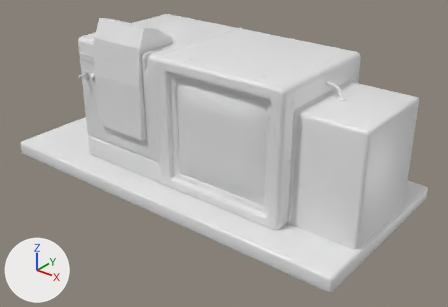
What one commit did to the FBX model Assets/Models/Machine.fbx.
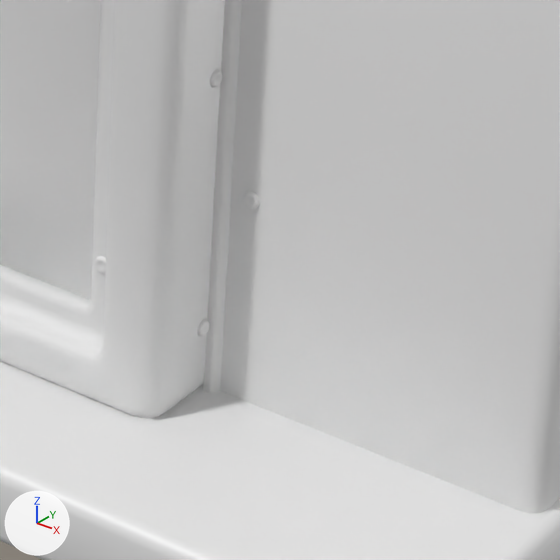
There are two pictures of each version: one whole from a camera (50 mm lens) standing at (5.74, -6.79, 3.5) and looking at (0.4, -0.11, -0.64), one close up on the part from 55% to 80% of the width and 47% to 84% of the height. Lighting does not change. The marker at lower left points along +X, +Y and +Z. The older version's two pictures come first. Where no turn or scale is listed for an object, it has been applied to the vertices.

The scene before the commit, as lines of its bpy script (objects in view):
```python
me_cube_001 = bpy.data.meshes.new('Cube.001')
me_cube_001.from_pydata(...)  # 1213 vertices, 1100 faces; spans x -0.13..2.01, y -1.01..1.02, z -1.02..1.02
me_cube_001.materials.append(mat_machine)  # white #e7e7e7
me_cube_005 = bpy.data.meshes.new('Cube.005')
me_cube_005.from_pydata(...)  # 64 vertices, 57 faces; spans x -3.06..3.06, y -1.42..1.42, z -0.15..0.09
me_cube_005.materials.append(mat_table)  # white #e7e7e7
me_cube_006 = bpy.data.meshes.new('Cube.006')
me_cube_006.from_pydata(...)  # 434 vertices, 382 faces; spans x 1.98..3.0, y -0.76..0.76, z -0.98..0.83
me_cube_006.materials.append(mat_machine)  # white #e7e7e7
ob_machinecomputer = bpy.data.objects.new('MachineComputer', me_cube_001)
ob_machinecomputer.location = (0.0, 0.0, 0.0)
ob_machinecomputerextension = bpy.data.objects.new('MachineComputerExtension', me_cube_006)
ob_machinecomputerextension.location = (0.0, 0.0, 0.0)
ob_table = bpy.data.objects.new('Table', me_cube_005)
ob_table.location = (0.0, 0.0, -1.062)
# also in view: 'ComputerScreen' at (0.96, -0.94, 0.0)
```
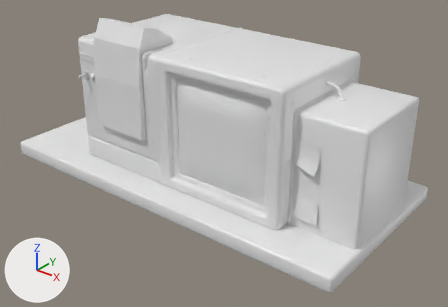
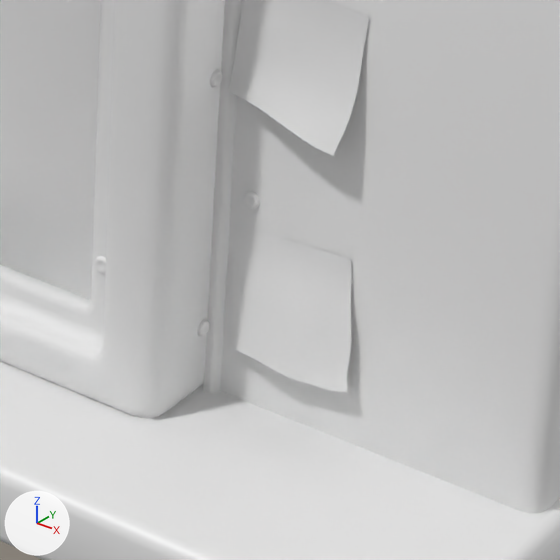
Scene script edits in JSON lines:
```json
{"block": "me_cube_006", "where": "# used by ob_machinecomputerextension; location = (0.0, 0.0, 0.0)"}
{"op": "remove", "block": "me_cube_006", "code": "me_cube_006.from_pydata(...)  # 434 vertices, 382 faces; spans x 1.98..3.0, y -0.76..0.76, z -0.98..0.83"}
{"op": "add", "block": "me_cube_006", "code": "me_cube_006.from_pydata(...)  # 578 vertices, 494 faces; spans x 1.98..3.0, y -0.82..0.76, z -0.98..0.83"}
{"block": "me_cube_006", "change": "me_cube_006 part 1: a new loose piece of 72 vertices spanning x 2.03..2.41, y -0.82..-0.73, z -0.09..0.3, in mat_machine (white #e7e7e7)"}
{"block": "me_cube_006", "change": "me_cube_006 part 2: a new loose piece of 72 vertices spanning x 2.06..2.45, y -0.79..-0.73, z -0.8..-0.42, in mat_machine (white #e7e7e7)"}
```

Where the change shows, as pixel boxes [x1, y1, x2, y2] in the close-ups (560 x 560 px):
```json
{"part": 1, "of": "me_cube_006", "change": "added", "after": [228, 0, 369, 156]}
{"part": 2, "of": "me_cube_006", "change": "added", "after": [230, 224, 352, 393]}
```
